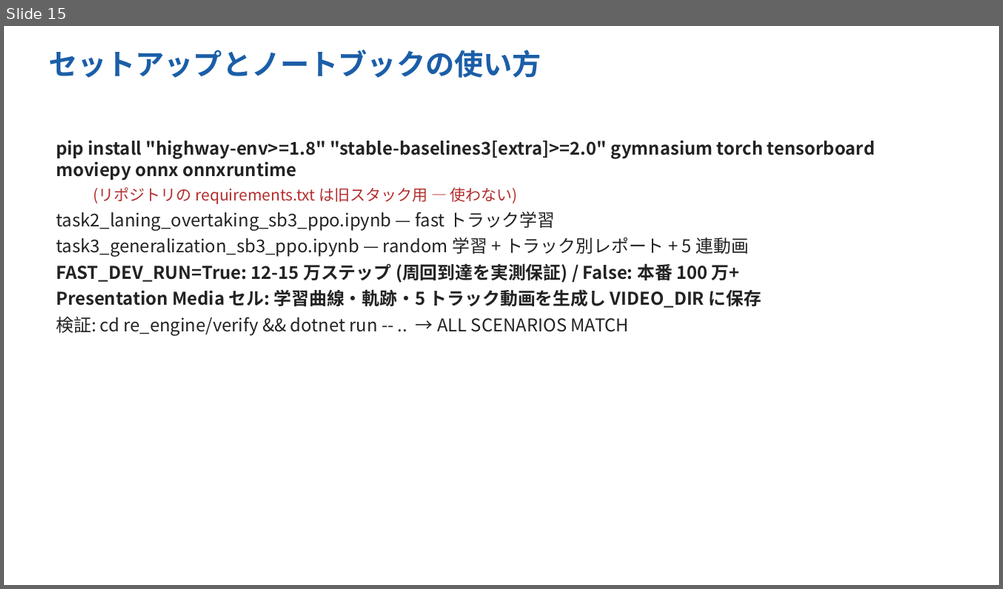
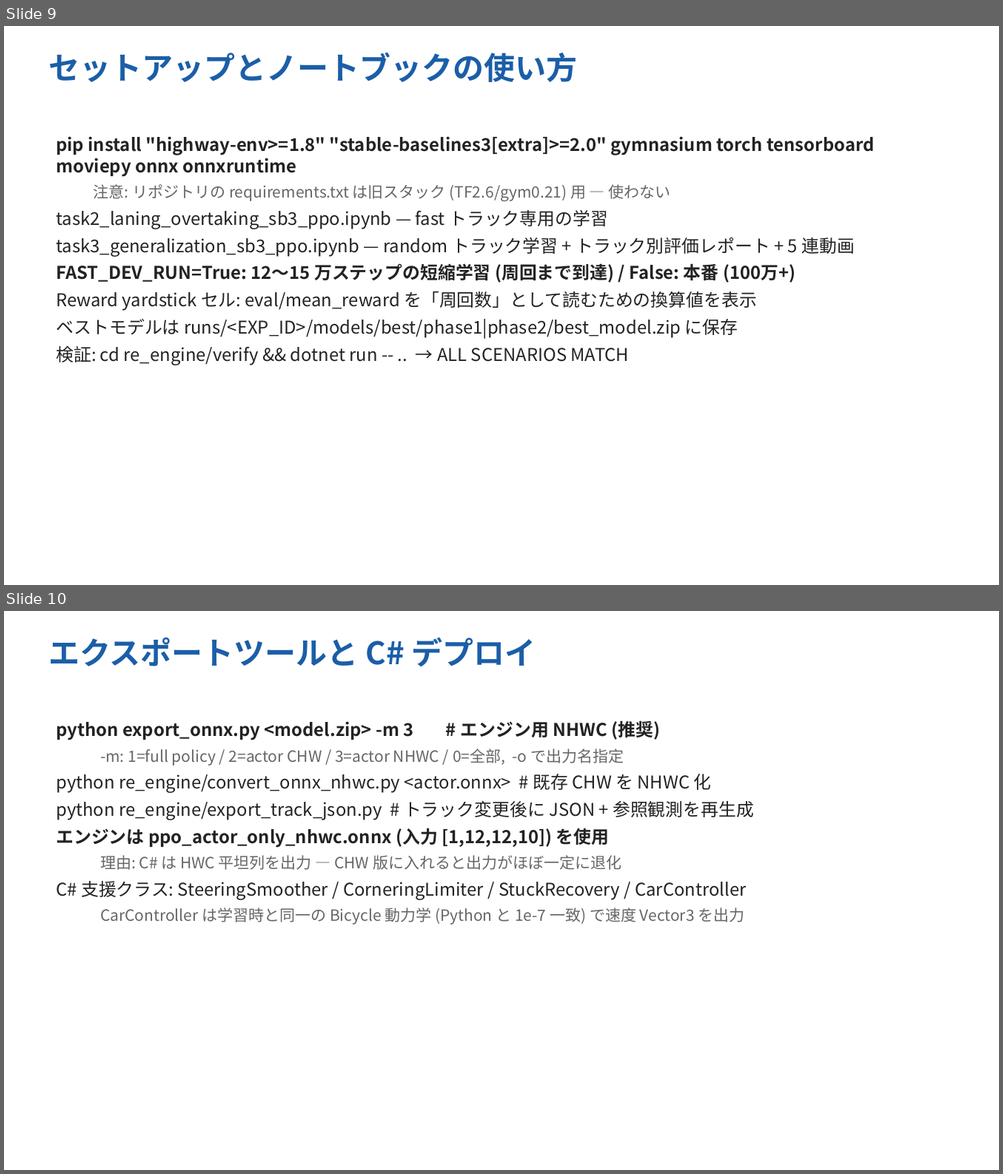
Before and after one commit to Evergarden0101/CircuitAgents, a slide deck: docs/CircuitAgents_intro_ja.pptx. Shown one above the other, each under a label of ours: slide 15 before the commit, slides 9 and 10 after it. The pictures are 1003x589 and 1003x1174 pixels, drawn with LibreOffice and Linux fonts; fonts in the diff are those of the drawing. Boxes give left, top, right and bottom in pixels: in the first picture for what was removed or moved away, otherwise in the second. Text is boxed around its words. In the diff, an @@ line names an element or a change of style, - is before the commit and + after.

```diff
--- a/docs/CircuitAgents_intro_ja.pptx
+++ b/docs/CircuitAgents_intro_ja.pptx
@@ slide 10 added at [4,611,999,1170], background #FFFFFF @@
@@ text added at [48,637,535,667], 30 pt, text #1B5EA8, bold @@
+エクスポートツールと C# デプロイ
@@ text added at [56,721,754,925], 17 pt, text #222222 @@
+python export_onnx.py <model.zip> -m 3 # エンジン用 NHWC (推奨)
+  -m: 1=full policy / 2=actor CHW / 3=actor NHWC / 0=全部, -o で出力名指定
+python re_engine/convert_onnx_nhwc.py <actor.onnx> # 既存 CHW を NHWC 化
+python re_engine/export_track_json.py # トラック変更後に JSON + 参照観測を再生成
+エンジンは ppo_actor_only_nhwc.onnx (入力 [1,12,12,10]) を使用
+  理由: C# は HWC 平坦列を出力 — CHW 版に入れると出力がほぼ一定に退化
+C# 支援クラス: SteeringSmoother / CorneringLimiter / StuckRecovery / CarController
+  CarController は学習時と同一の Bicycle 動力学 (Python と 1e-7 一致) で速度 Vector3 を出力
@@ what was slide 15 is now slide 9 @@
@@ slide 9 changed as well @@
@@ text "セットアップとノートブックの使い方" at [48,52,577,82]: size 28 to 30 pt @@
@@ text at [56,136,874,366]: more space between paragraphs @@
@@ text at [56,184,854,338]: text changed @@
-  (リポジトリの requirements.txt は旧スタック用 — 使わない)
-task2_laning_overtaking_sb3_ppo.ipynb — fast トラック学習
-task3_generalization_sb3_ppo.ipynb — random 学習 + トラック別レポート + 5 連動画
-FAST_DEV_RUN=True: 12-15 万ステップ (周回到達を実測保証) / False: 本番 100 万+
-Presentation Media セル: 学習曲線・軌跡・5 トラック動画を生成し VIDEO_DIR に保存
+  注意: リポジトリの requirements.txt は旧スタック (TF2.6/gym0.21) 用 — 使わない
+task2_laning_overtaking_sb3_ppo.ipynb — fast トラック専用の学習
+task3_generalization_sb3_ppo.ipynb — random トラック学習 + トラック別評価レポート + 5 連動画
+FAST_DEV_RUN=True: 12〜15 万ステップの短縮学習 (周回まで到達) / False: 本番 (100万+)
+Reward yardstick セル: eval/mean_reward を「周回数」として読むための換算値を表示
+ベストモデルは runs/<EXP_ID>/models/best/phase1|phase2/best_model.zip に保存
```
Also in this commit, not shown: 2 other slides changed, 7 other slides added, 14 slides removed, 7 other files.
